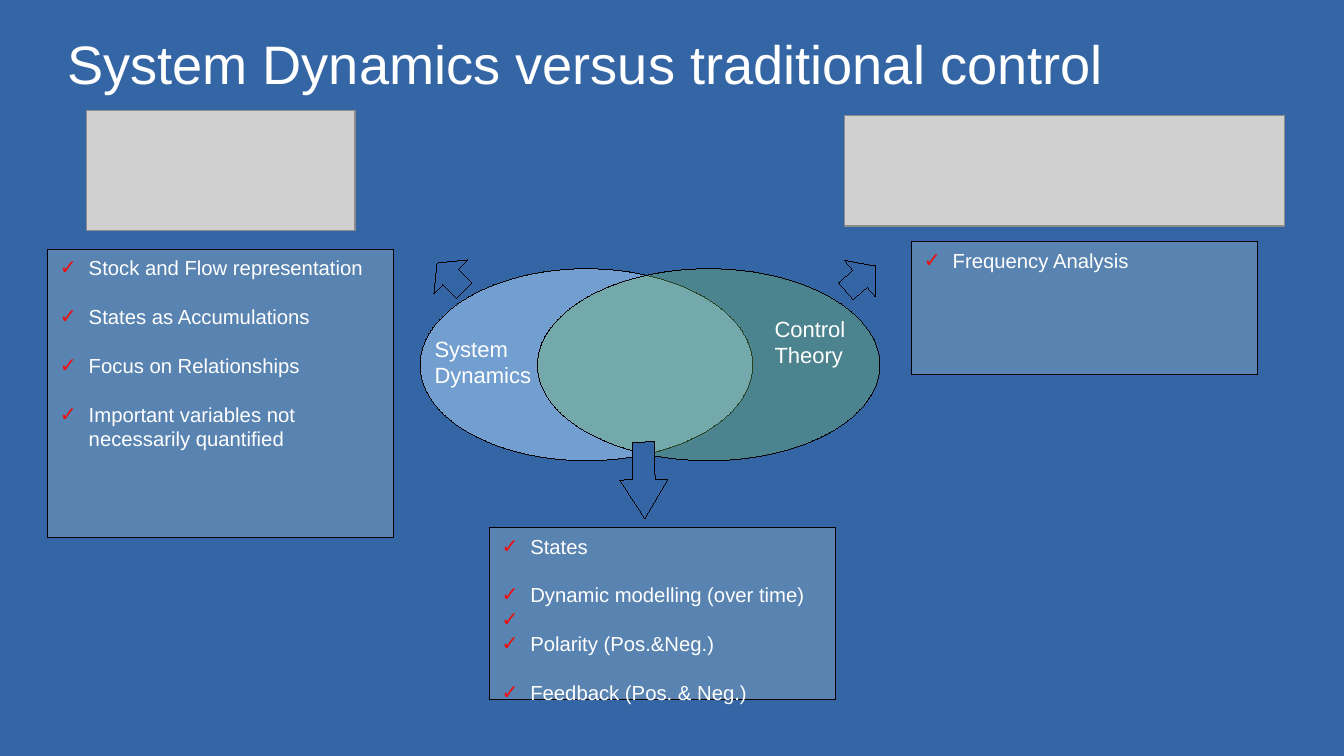
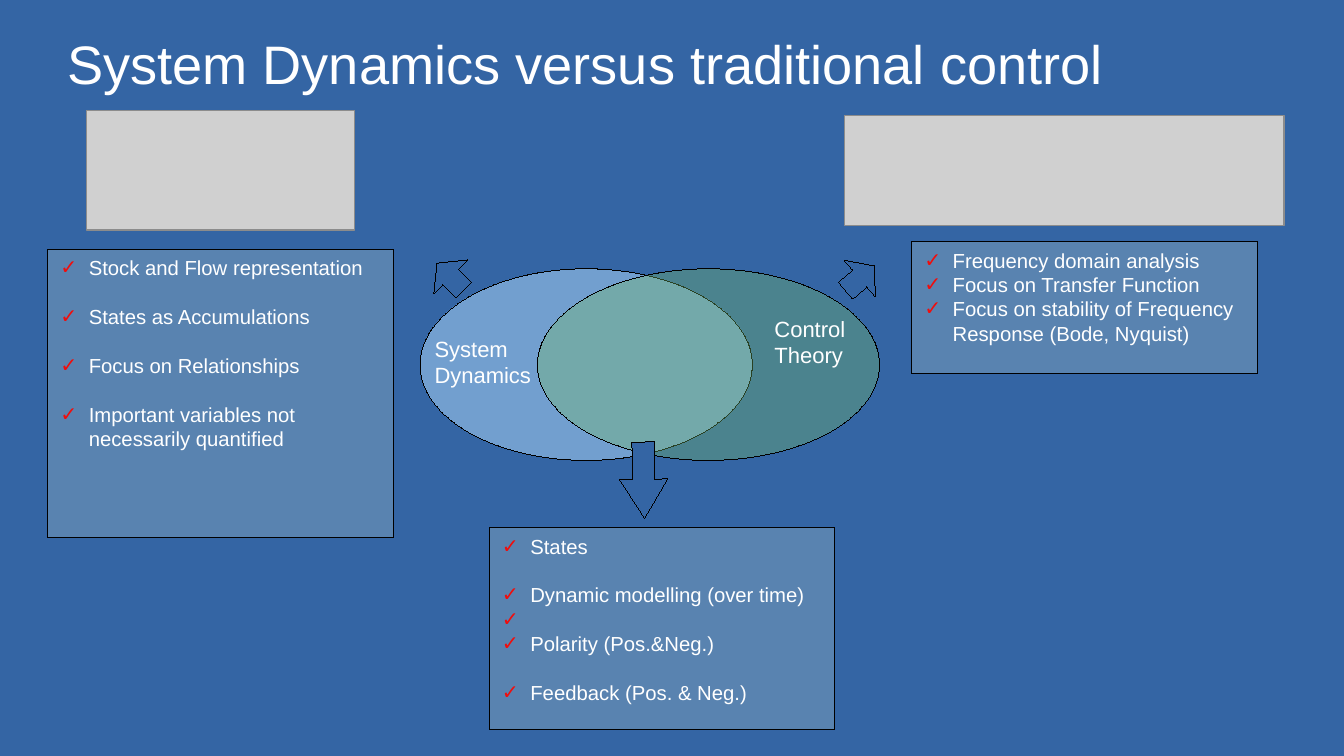
Before and after one commit to kathuman/Vensim-Experiments, a slide deck: slide 4 of 20-12-Ventilation_vs_Infectivity/Model-Reproduction-Noakes/210304_SD-Presentation.odp. Drawn at 1344x756 pixels with LibreOffice and Linux fonts; fonts in the diff are those of the drawing; grey boxes stand for pictures; background and template pictures are left out. Boxes give left, top, right and bottom in pixels: in the first picture for what was removed or moved away, otherwise in the second. Text is boxed around its words. In the diff, an @@ line names an element or a change of style, - is before the commit and + after.

Commit message:
Gammatoni model reporduction

```diff
--- a/20-12-Ventilation_vs_Infectivity/Model-Reproduction-Noakes/210304_SD-Presentation.odp
+++ b/20-12-Ventilation_vs_Infectivity/Model-Reproduction-Noakes/210304_SD-Presentation.odp
@@ rectangle "Stock and Flow representation" at (x1=48, y1=250, x2=393, y2=538): indent changed @@
@@ text in rectangle at (x1=953, y1=253, x2=1233, y2=345): text changed @@
-✓ Frequency Analysis
+✓ Frequency domain analysis
+✓ Focus on Transfer Function
+✓ Focus on stability of Frequency Response (Bode, Nyquist)
@@ rectangle "States" at (x1=490, y1=528, x2=835, y2=729): indent changed @@
@@ rectangle "States" resized from (x1=490, y1=528, x2=835, y2=700) to (x1=490, y1=528, x2=835, y2=729) @@
```
Also in this commit, not shown: 4 other slides changed, 5 slides added, 3 slides removed, 14 other files.
